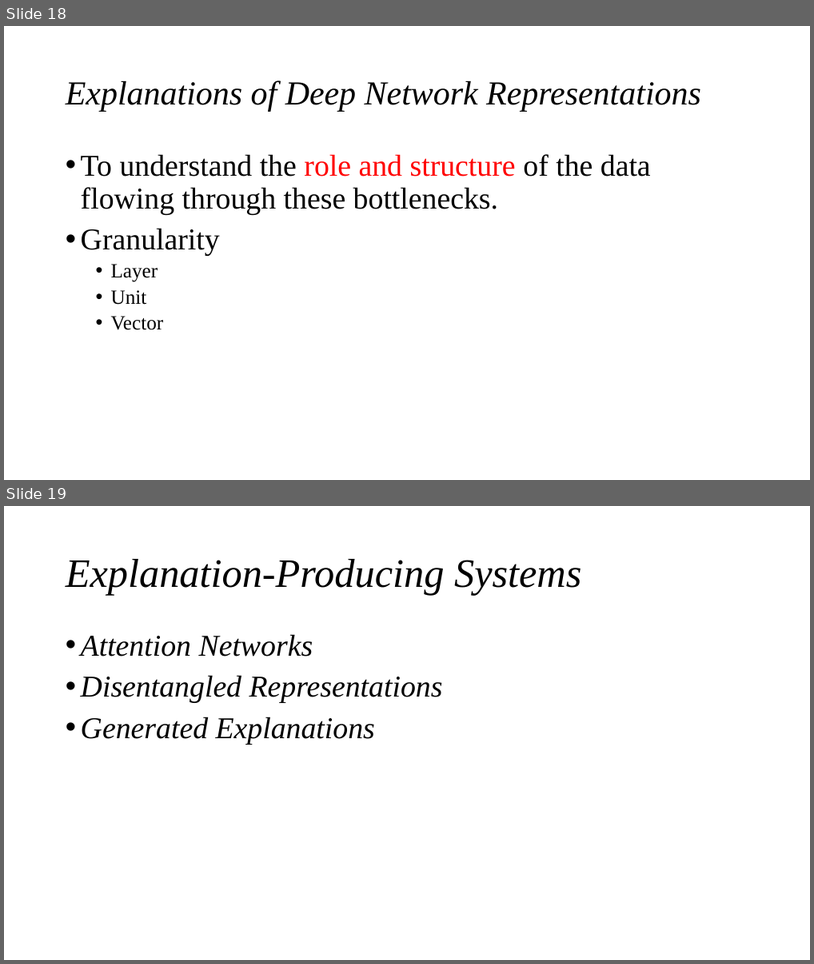
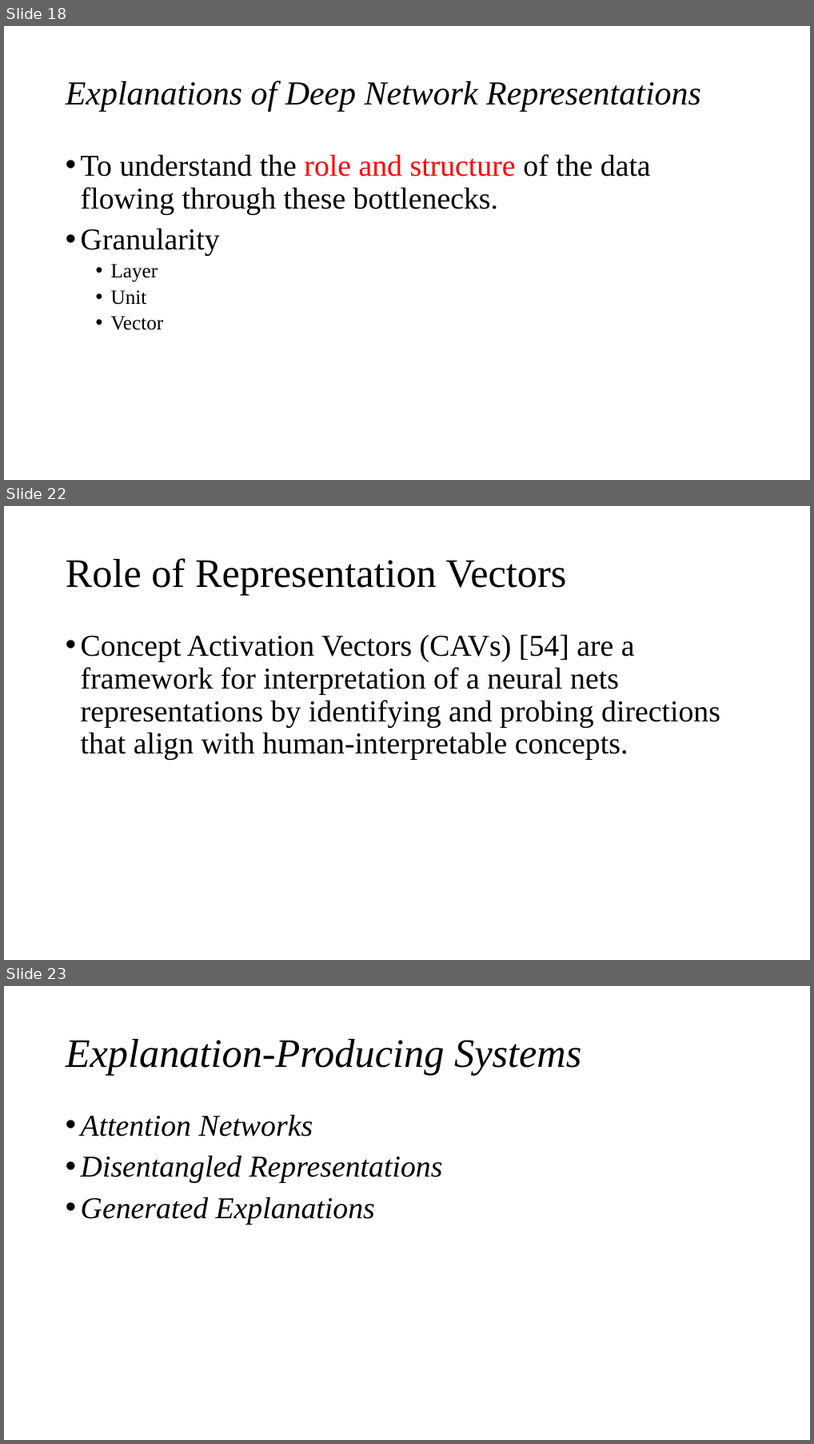
Before and after one commit to cloudspurs/klz, a slide deck: computer_science/ai/xai/papers/explaining_explanations_an_overview_of_interpretability_of_machine_learning.pptx. Shown one above the other, each under a label of ours: slides 18 and 19 before the commit, slides 18, 22 and 23 after it; the slides between them are not shown. The pictures are 814x964 and 814x1444 pixels, drawn with LibreOffice and Linux fonts; fonts in the diff are those of the drawing. Boxes give left, top, right and bottom in pixels: in the first picture for what was removed or moved away, otherwise in the second. Text is boxed around its words. In the diff, an @@ line names an element or a change of style, - is before the commit and + after.

```diff
--- a/computer_science/ai/xai/papers/explaining_explanations_an_overview_of_interpretability_of_machine_learning.pptx
+++ b/computer_science/ai/xai/papers/explaining_explanations_an_overview_of_interpretability_of_machine_learning.pptx
@@ slide 22 added at <box>4,506,810,960</box>, background #FFFFFF @@
@@ title added at <box>66,558,567,595</box>, 48 pt, text #000000 @@
+Role of Representation Vectors
@@ text added at <box>81,634,721,760</box>, 36 pt, text #000000 @@
+• Concept Activation Vectors (CAVs) [54] are a framework for interpretation of a neural nets representations by identifying and probing directions that align with human-interpretable concepts.
@@ what was slide 19 is now slide 23 @@
```
Also in this commit, not shown: 2 slides changed, 8 other slides added, 1 slide removed, 41 other files.
